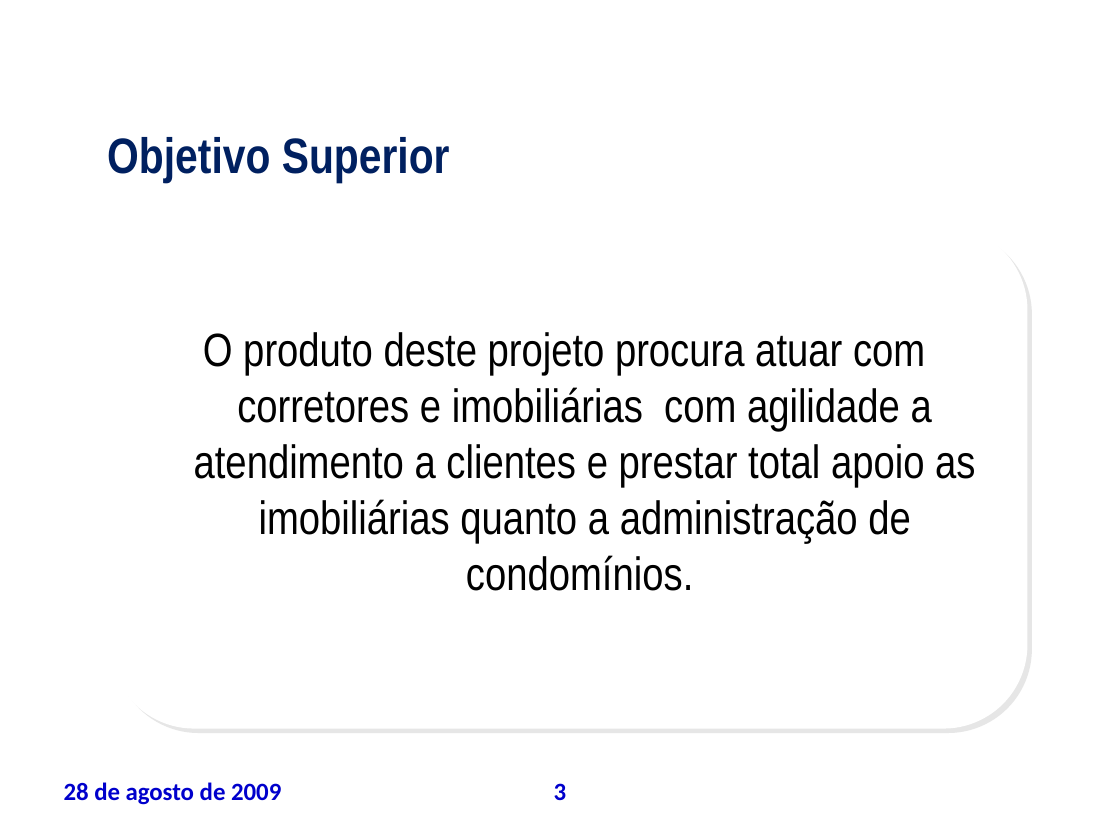
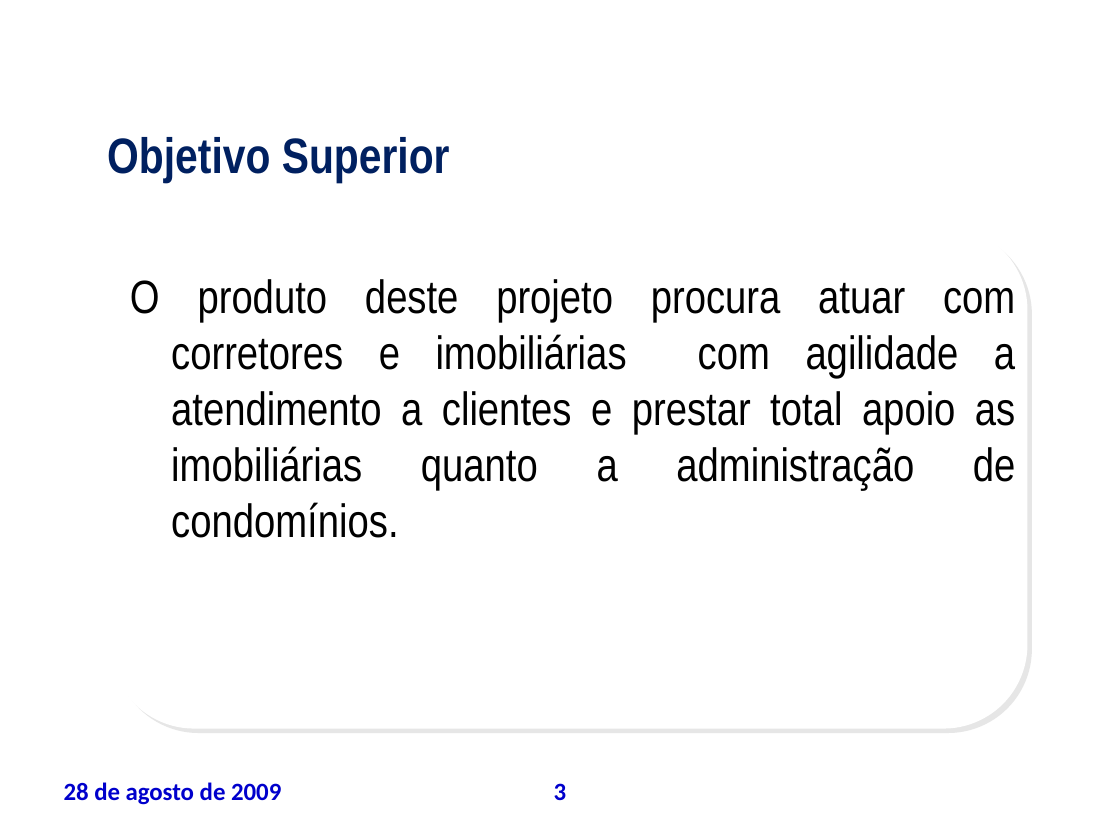
Before and after one commit to leoevaristo/psa20092, a slide deck: slide 3 of ARTEFATOS/TAP_apresentacao.ppt. Drawn at 1120x840 pixels with LibreOffice and Linux fonts; fonts in the diff are those of the drawing; background and template pictures are left out. Boxes give left, top, right and bottom in pixels: in the first picture for what was removed or moved away, otherwise in the second. Text is boxed around its words. In the diff, an @@ line names an element or a change of style, - is before the commit and + after.

```diff
--- a/ARTEFATOS/TAP_apresentacao.ppt
+++ b/ARTEFATOS/TAP_apresentacao.ppt
@@ text "O produto deste projeto procura ...": place and size @@
-text "O produto deste projeto procura ..." at (194, 332, 975, 591)
+text "O produto deste projeto procura ..." at (130, 279, 1016, 538)
@@ text "O produto deste projeto procura ..." at (130, 279, 1016, 538): alignment centre to justified @@
```
Also in this commit, not shown: 6 other slides changed, 2 slides added, 1 slide removed.
